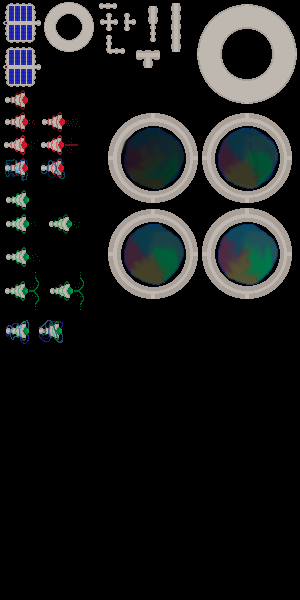
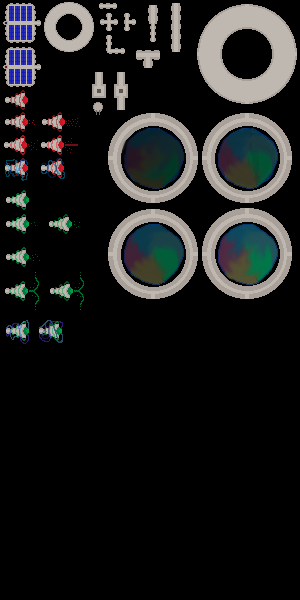
The second 300 × 600 image is a revision of the first. Changes to its layers:
painted on "Layer 17" over [92, 5, 158, 115]
